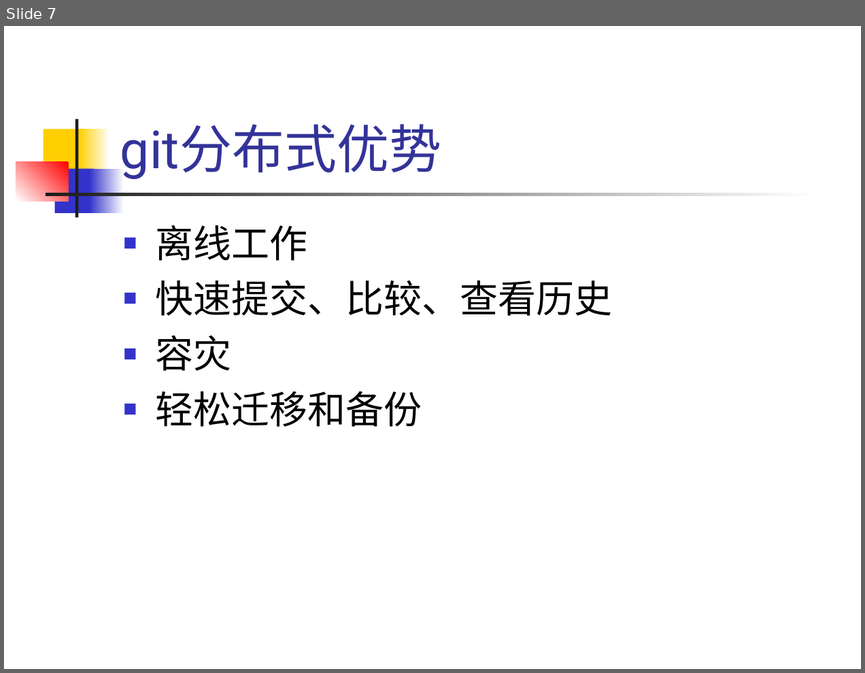
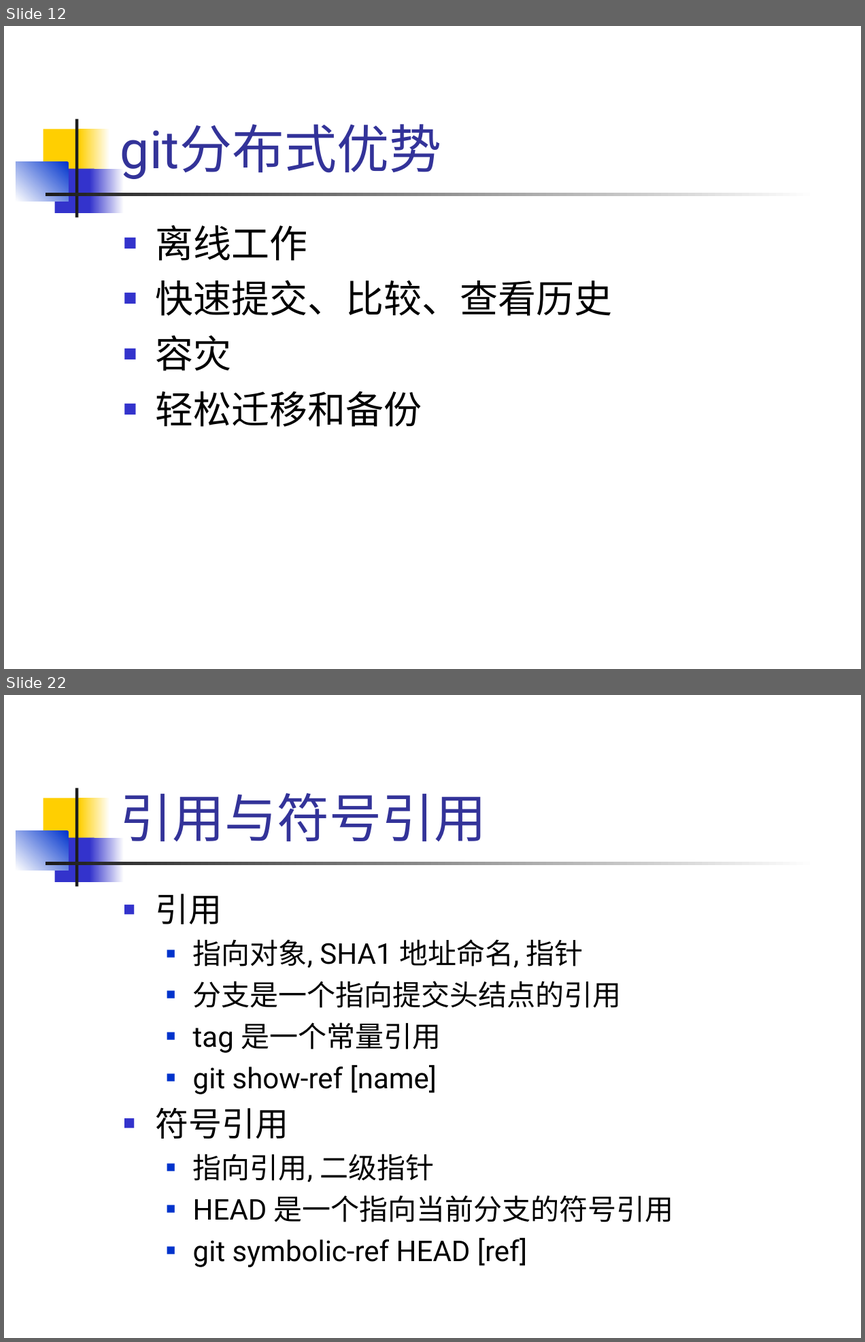
Before and after one commit to hanyong/git-inner-and-use, a slide deck: git-inner-and-use.ppt. Shown one above the other, each under a label of ours: slide 7 before the commit, slides 12 and 22 after it; the slides between them are not shown. The pictures are 865x673 and 865x1342 pixels, drawn with LibreOffice and Linux fonts; fonts in the diff are those of the drawing. Boxes give left, top, right and bottom in pixels: in the first picture for what was removed or moved away, otherwise in the second. Text is boxed around its words. In the diff, an @@ line names an element or a change of style, - is before the commit and + after.

```diff
--- a/git-inner-and-use.ppt
+++ b/git-inner-and-use.ppt
@@ slide 22 added at (x1=4, y1=695, x2=861, y2=1338), background #FFFFFF; not listed: 7 template elements that a slide beside it also shows @@
@@ title added at (x1=120, y1=793, x2=487, y2=841), 44 pt, text #333399 @@
+引用与符号引用
@@ text added at (x1=156, y1=894, x2=674, y2=1267), 24 pt, text #000000 @@
+■ 引用
+  ■ 指向对象, SHA1 地址命名, 指针
+  ■ 分支是一个指向提交头结点的引用
+  ■ tag 是一个常量引用
+  ■ git show-ref [name]
+■ 符号引用
+  ■ 指向引用, 二级指针
+  ■ HEAD 是一个指向当前分支的符号引用
+  ■ git symbolic-ref HEAD [ref]
@@ what was slide 7 is now slide 12 @@
@@ slide 12 changed as well @@
@@ rectangle at (x1=16, y1=161, x2=68, y2=201): fill gradient #FF0000 to #FFFFFF to gradient #0033CC to #FFFFFF @@
```
Also in this commit, not shown: 4 other slides changed, 18 other slides added, 3 slides removed.
